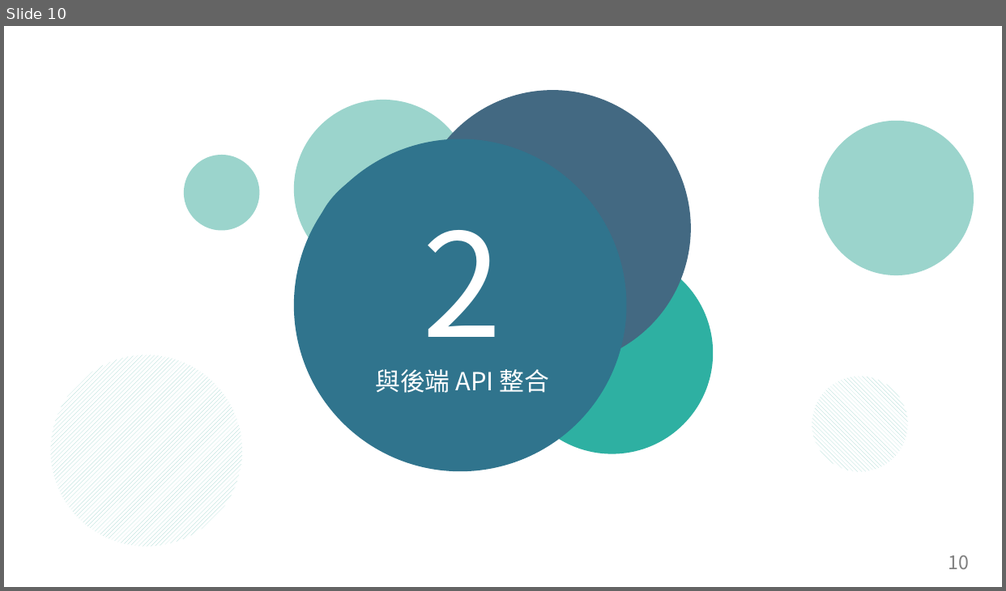
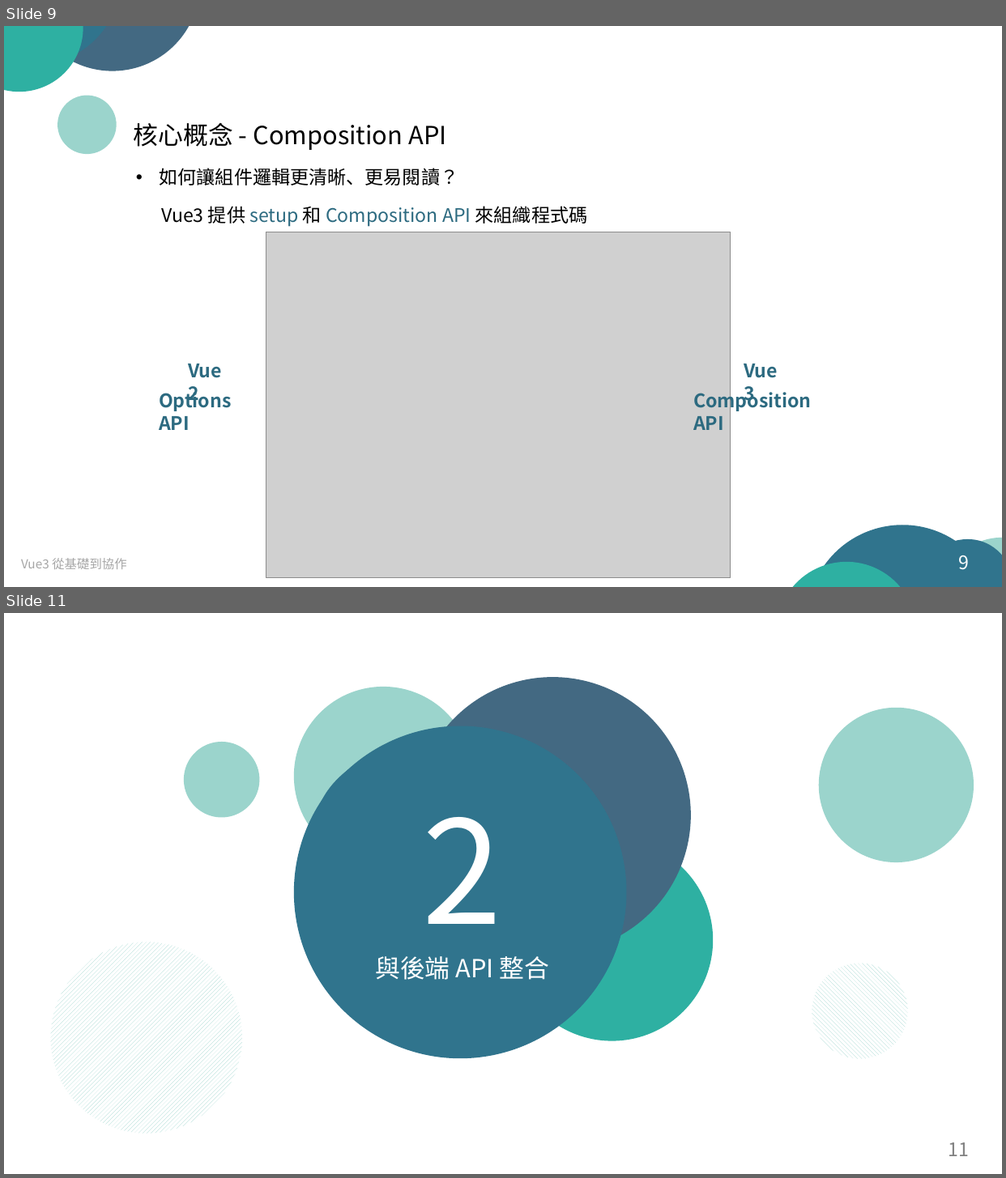
Before and after one commit to arx827/myDrive, a slide deck: Vue.js 從基礎到協作.pptx. Shown one above the other, each under a label of ours: slide 10 before the commit, slides 9 and 11 after it; the slides between them are not shown. The pictures are 1006x591 and 1006x1178 pixels, drawn with LibreOffice and Linux fonts; fonts in the diff are those of the drawing; grey boxes stand for pictures. Boxes give left, top, right and bottom in pixels: in the first picture for what was removed or moved away, otherwise in the second. Text is boxed around its words. In the diff, an @@ line names an element or a change of style, - is before the commit and + after.

Commit message:
[feature] 『Vue 從基礎到協作』

```diff
--- a/Vue.js 從基礎到協作.pptx
+++ b/Vue.js 從基礎到協作.pptx
@@ slide 9 added at bbox=[4, 26, 1002, 587], background #FFFFFF @@
@@ group added at bbox=[4, 26, 236, 167]: 5 ellipses @@
@@ text added at bbox=[134, 123, 446, 150], 24 pt, text #000000 @@
+核心概念 - Composition API
@@ text added at bbox=[160, 168, 459, 186], 18 pt, text #000000 @@
+• 如何讓組件邏輯更清晰、更易閱讀？
@@ text added at bbox=[162, 206, 588, 226], 18 pt, text #2C6A80 @@
+Vue3 提供 setup 和 Composition API 來組織程式碼
@@ picture added at bbox=[266, 232, 731, 578] @@
@@ text added at bbox=[181, 356, 240, 386], 18 pt, text #2C6A80, bold @@
+Vue2
@@ text added at bbox=[736, 356, 795, 386], 18 pt, text #2C6A80, bold @@
+Vue3
@@ text added at bbox=[159, 389, 231, 430], 18 pt, text #2C6A80, bold @@
+Options API
@@ text added at bbox=[693, 389, 811, 430], 18 pt, text #2C6A80, bold @@
+Composition API
@@ text added at bbox=[21, 558, 126, 570], 12 pt, text #A6A6A6 @@
+Vue3 從基礎到協作
@@ group added at bbox=[756, 498, 1002, 587]: 5 ellipses @@
@@ page number added at bbox=[959, 556, 970, 570], 18 pt, text #FFFFFF @@
+9
@@ what was slide 10 is now slide 11 @@
@@ page number at bbox=[948, 1143, 970, 1157]: text changed @@
-10
+11
```
Also in this commit, not shown: 11 slides changed, 1 other slide added, 1 slide removed, 1 other file.
